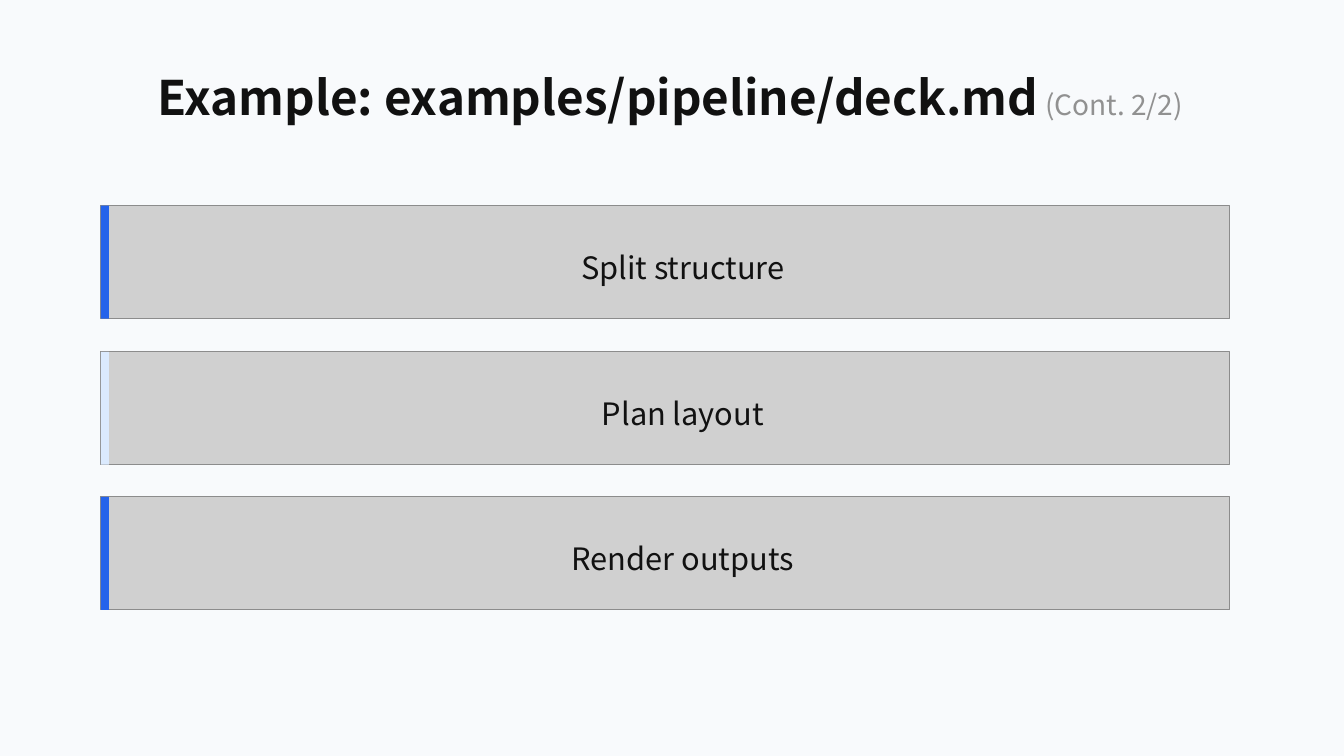
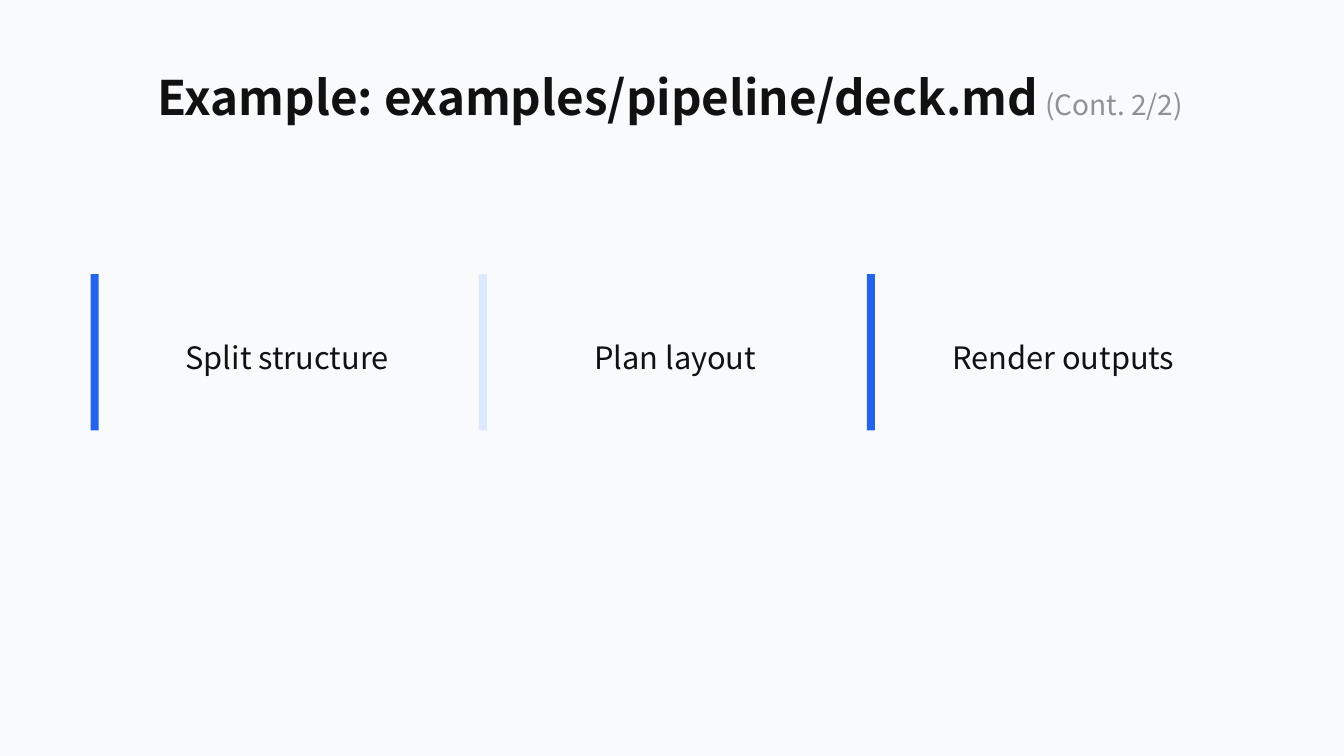
Before and after one commit to ch040602/mdpr-skill, a slide deck: slide 25 of artifacts/mdpr-vs-skill/mdpr-baseline-result.pptx. Drawn at 1344x756 pixels with LibreOffice and Linux fonts; fonts in the diff are those of the drawing; grey boxes stand for pictures. Boxes give left, top, right and bottom in pixels: in the first picture for what was removed or moved away, otherwise in the second. Text is boxed around its words. In the diff, an @@ line names an element or a change of style, - is before the commit and + after.

```diff
--- a/artifacts/mdpr-vs-skill/mdpr-baseline-result.pptx
+++ b/artifacts/mdpr-vs-skill/mdpr-baseline-result.pptx
@@ picture removed at [101,206,1230,319] @@
@@ rectangle: place and size @@
-rectangle at [101,206,109,319]
+rectangle at [91,274,99,431]
@@ rectangle added at [479,274,487,431], fill #DBEAFE @@
@@ rectangle added at [867,274,875,431], fill #2563EB @@
@@ text "Split structure": place and size @@
-text "Split structure" at [581,254,784,286]
+text "Split structure" at [186,344,389,376]
@@ text "Plan layout": place and size @@
-text "Plan layout" at [602,400,764,432]
+text "Plan layout" at [594,344,756,376]
@@ text "Render outputs": place and size @@
-text "Render outputs" at [572,545,794,577]
+text "Render outputs" at [952,344,1174,376]
@@ picture removed at [101,352,1230,465] @@
@@ rectangle removed at [101,352,109,465] @@
@@ picture removed at [101,497,1230,610] @@
@@ rectangle removed at [101,497,109,610] @@
```
Also in this commit, not shown: 1 other slide changed, 10 other files.
